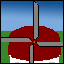
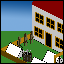
Layer changes from the first w=64, h=64 image to the second:
added layer "Layer 6" above "townCenter" over [1, 1, 63, 63]
hid "Layer 5" over [1, 1, 63, 63]
